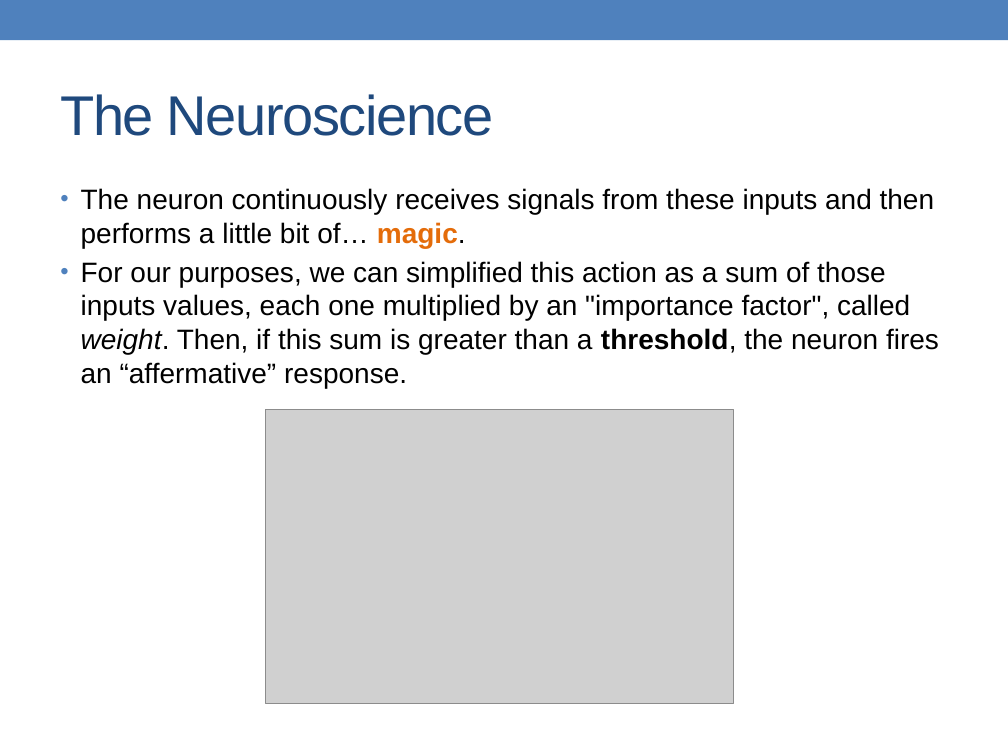
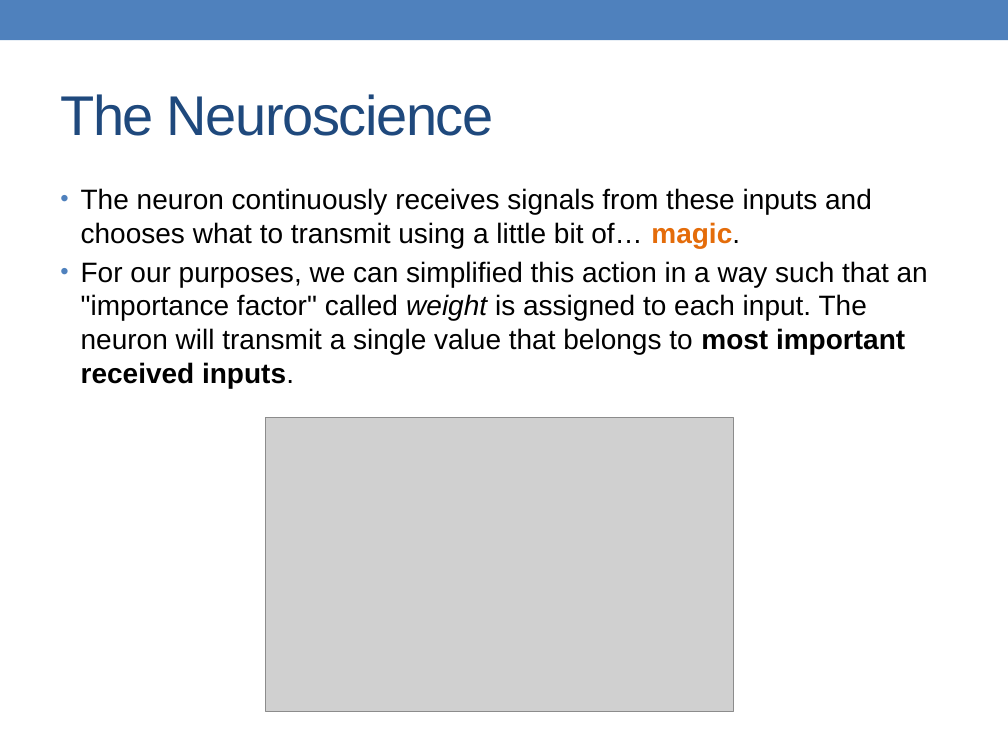
Before and after one commit to alessandrofrancesconi/carwin, a slide deck: slide 5 of presentation.pptx. Drawn at 1008x756 pixels with LibreOffice and Linux fonts; fonts in the diff are those of the drawing; grey boxes stand for pictures. Boxes give left, top, right and bottom in pixels: in the first picture for what was removed or moved away, otherwise in the second. Text is boxed around its words. In the diff, an @@ line names an element or a change of style, - is before the commit and + after.

```diff
--- a/presentation.pptx
+++ b/presentation.pptx
@@ text at bbox=[81, 188, 928, 388]: text changed @@
-• The neuron continuously receives signals from these inputs and then performs a little bit of… magic.
-• For our purposes, we can simplified this action as a sum of those inputs values, each one multiplied by an "importance factor", called weight. Then, if this sum is greater than a threshold, the neuron fires an “affermative” response.
+• The neuron continuously receives signals from these inputs and chooses what to transmit using a little bit of… magic.
+• For our purposes, we can simplified this action in a way such that an "importance factor" called weight is assigned to each input. The neuron will transmit a single value that belongs to most important received inputs.
@@ picture: place and size @@
-picture at bbox=[266, 409, 734, 704]
+picture at bbox=[266, 417, 734, 712]
```
Also in this commit, not shown: 2 other slides changed, 30 other files.
